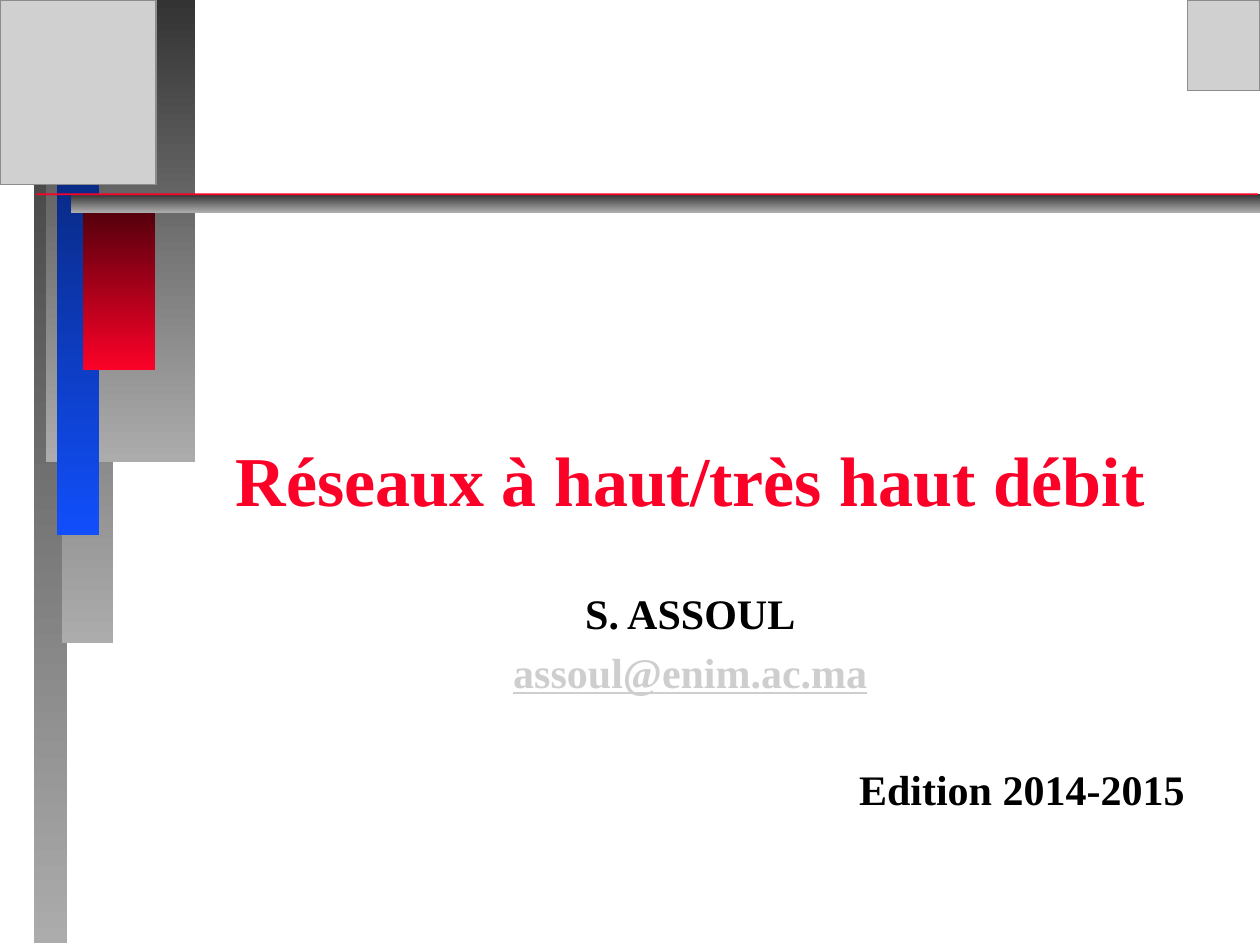
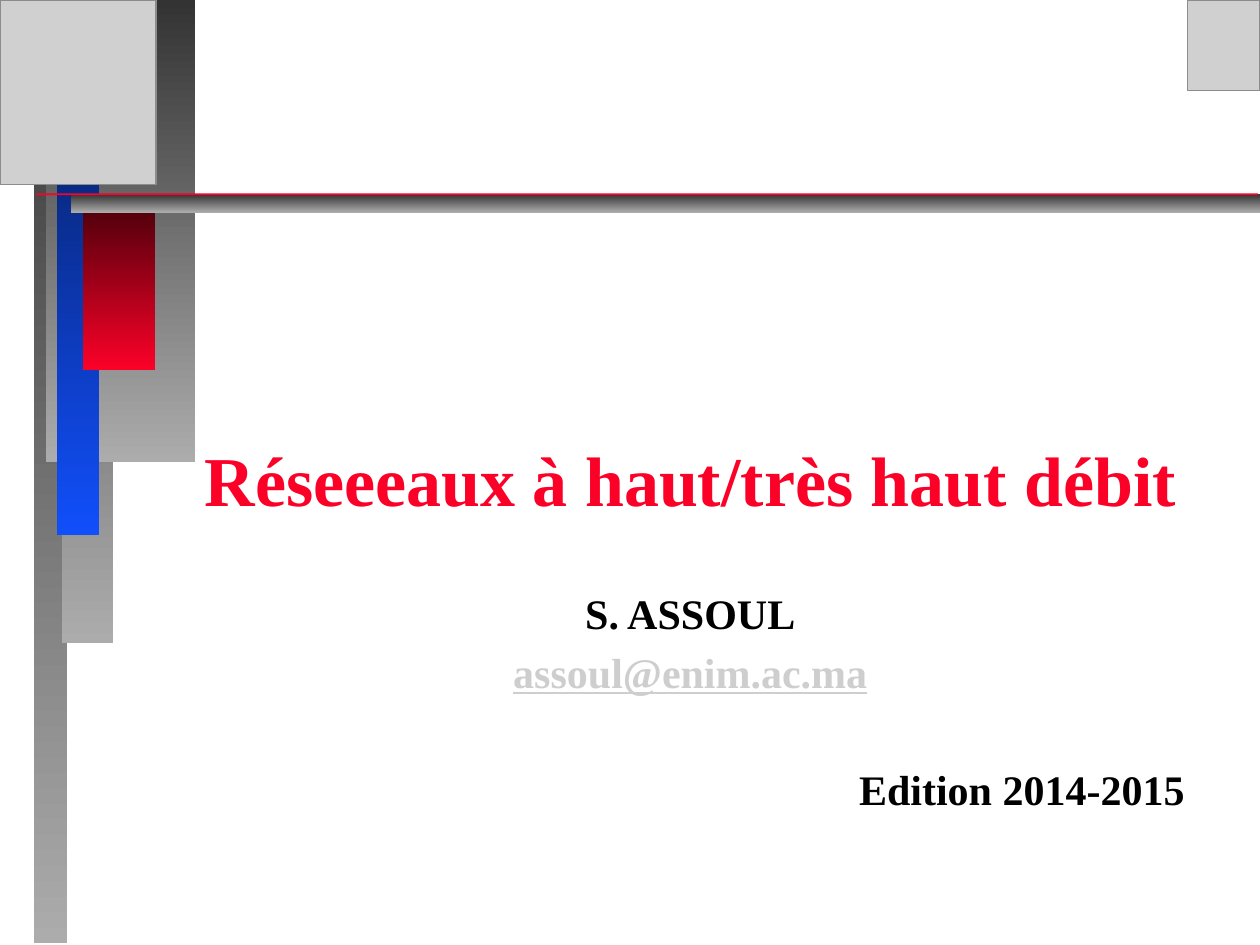
Before and after one commit to Marwa-Afnouch/marwa-hanen, a slide deck: slide 1 of 11846060 (1).ppt. Drawn at 1260x945 pixels with LibreOffice and Linux fonts; fonts in the diff are those of the drawing; grey boxes stand for pictures. Boxes give left, top, right and bottom in pixels: in the first picture for what was removed or moved away, otherwise in the second. Text is boxed around its words. In the diff, an @@ line names an element or a change of style, - is before the commit and + after.

Commit message:
modifiying

```diff
--- a/11846060 (1).ppt
+++ b/11846060 (1).ppt
@@ text at [205,457,1176,507]: text changed @@
-Réseaux à haut/très haut débit
+Réseeeaux à haut/très haut débit
```
